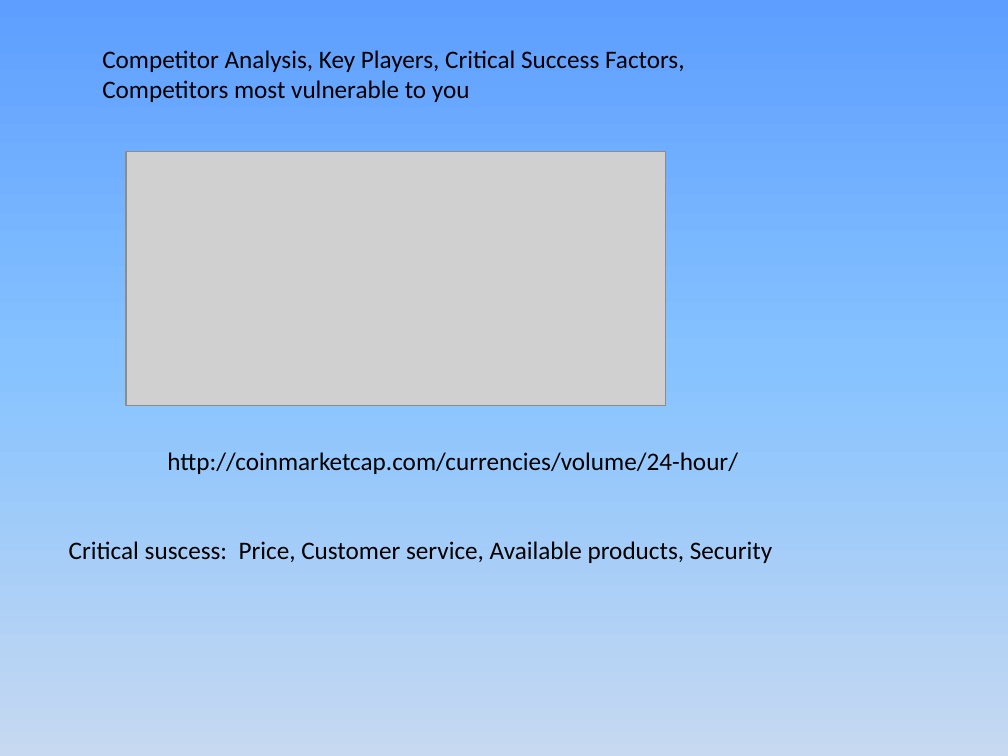
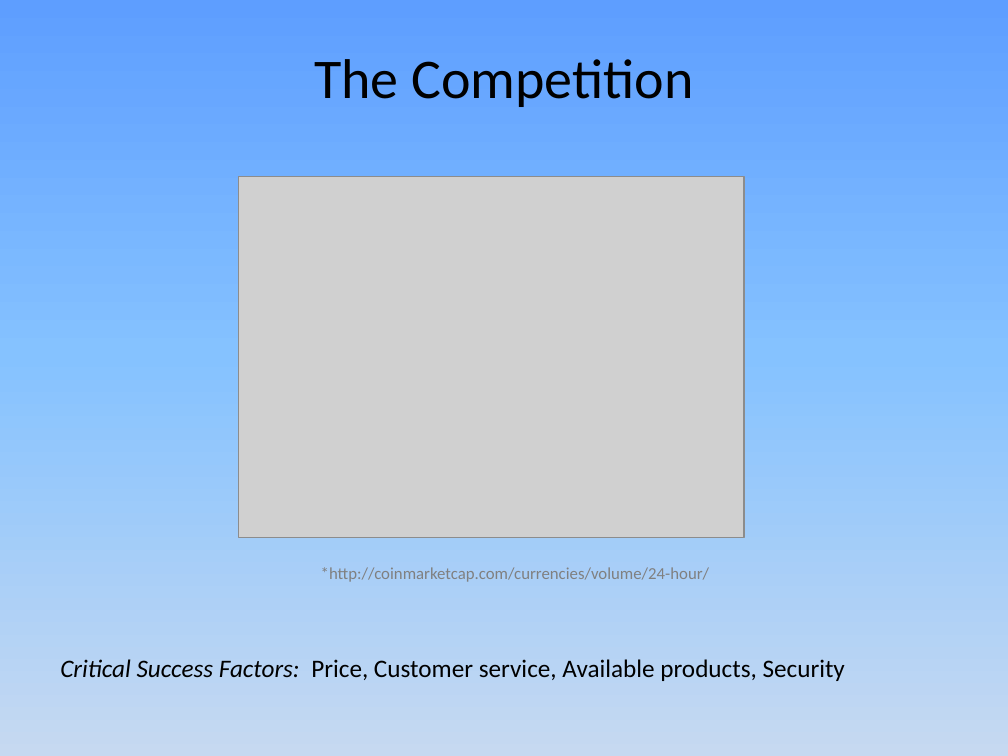
Before and after one commit to JamesLeB/Business, a slide deck: slide 5 of TODO/2-Monday/Presentation1.pptx. Drawn at 1008x756 pixels with LibreOffice and Linux fonts; fonts in the diff are those of the drawing; grey boxes stand for pictures. Boxes give left, top, right and bottom in pixels: in the first picture for what was removed or moved away, otherwise in the second. Text is boxed around its words. In the diff, an @@ line names an element or a change of style, - is before the commit and + after.

```diff
--- a/TODO/2-Monday/Presentation1.pptx
+++ b/TODO/2-Monday/Presentation1.pptx
@@ text at [314, 59, 693, 107]: text changed; size 18 to 40 pt @@
-Competitor Analysis, Key Players, Critical Success Factors, Competitors most vulnerable to you
+The Competition
@@ picture removed at [126, 151, 665, 405] @@
@@ picture added at [239, 176, 744, 537] @@
@@ text at [321, 567, 709, 582]: text changed; size 18 to 12 pt; text colour #000000 to #808080 @@
-http://coinmarketcap.com/currencies/volume/24-hour/
+*http://coinmarketcap.com/currencies/volume/24-hour/
@@ text at [60, 659, 845, 681]: text changed @@
-Critical suscess: Price, Customer service, Available products, Security
+Critical Success Factors: Price, Customer service, Available products, Security
```
Also in this commit, not shown: 13 other slides changed, 1 slide added, 1 slide removed, 2 other files.
